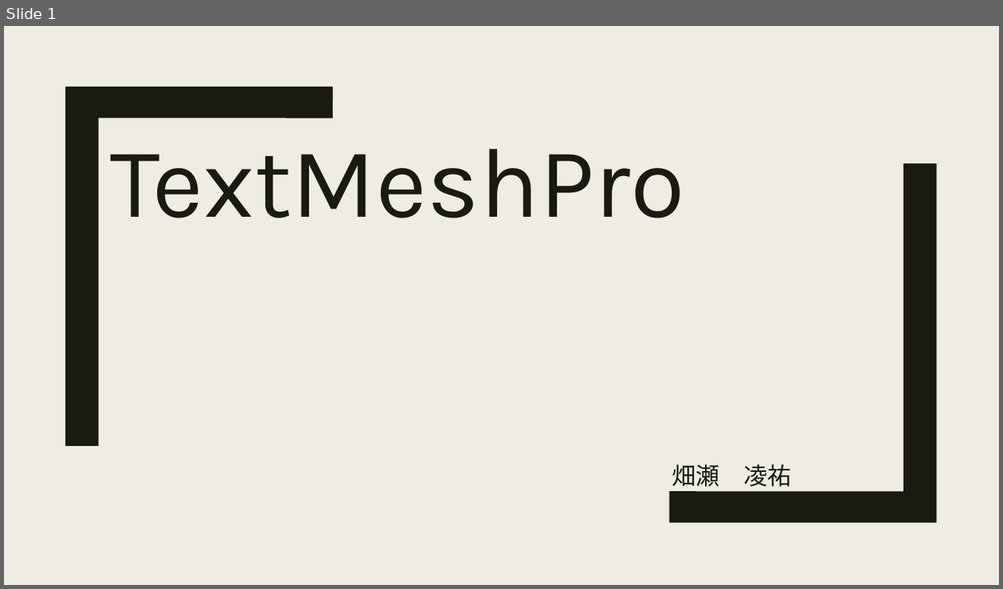
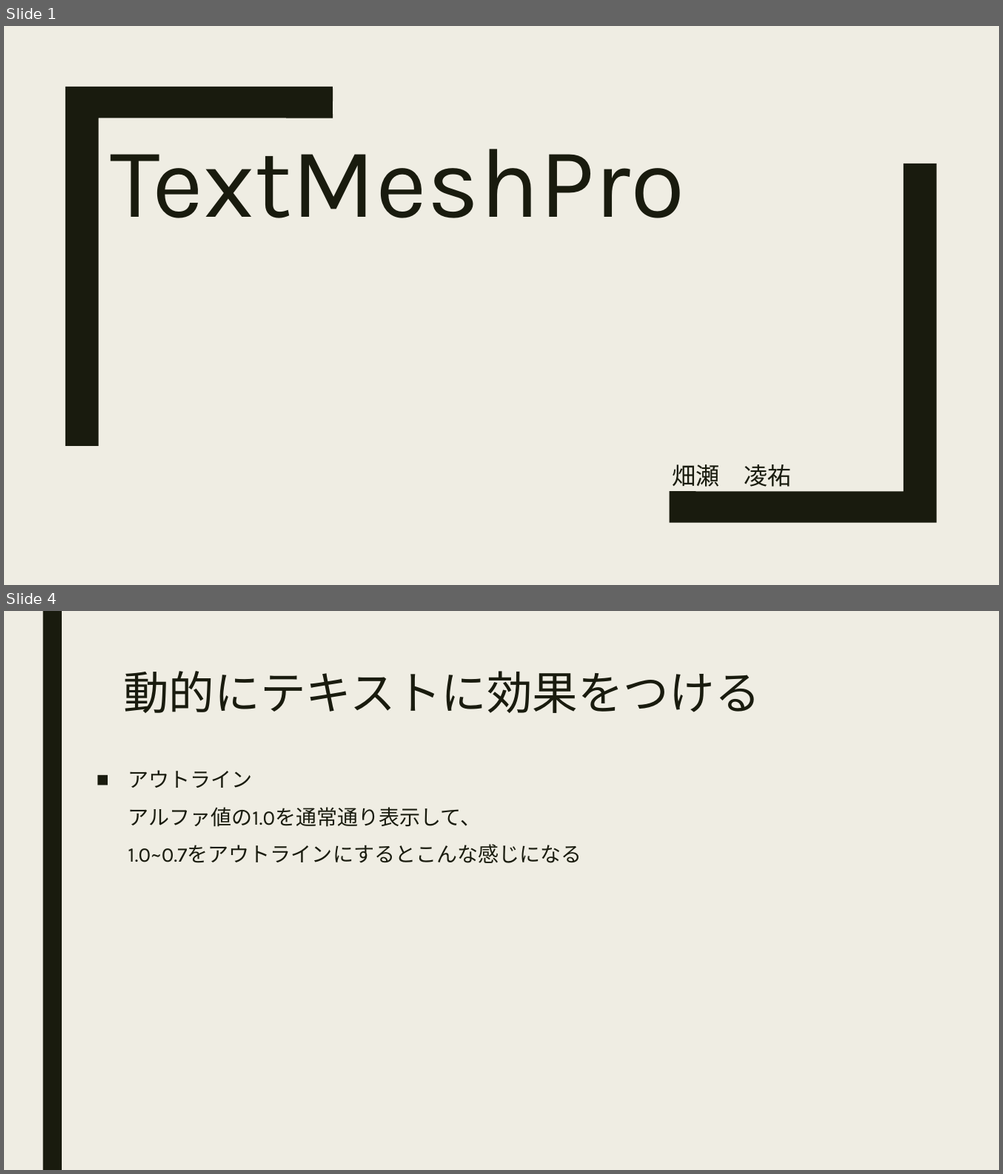
Before and after one commit to hopesnow/Study, a slide deck: RHStudy/Documents/TextMeshPro_r-hatase.pptx. Shown one above the other, each under a label of ours: slide 1 before the commit, slides 1 and 4 after it; the slides between them are not shown. The pictures are 1003x589 and 1003x1174 pixels, drawn with LibreOffice and Linux fonts; fonts in the diff are those of the drawing. Boxes give left, top, right and bottom in pixels: in the first picture for what was removed or moved away, otherwise in the second. Text is boxed around its words. In the diff, an @@ line names an element or a change of style, - is before the commit and + after.

```diff
--- a/RHStudy/Documents/TextMeshPro_r-hatase.pptx
+++ b/RHStudy/Documents/TextMeshPro_r-hatase.pptx
@@ slide 4 added at (x1=4, y1=611, x2=999, y2=1170), background #EFEDE3 @@
@@ rectangle added at (x1=42, y1=611, x2=62, y2=1170), fill #191B0E @@
@@ title added at (x1=123, y1=671, x2=760, y2=713), 44 pt, text #191B0E @@
+動的にテキストに効果をつける
@@ text added at (x1=128, y1=770, x2=582, y2=863), 20 pt, text #191B0E @@
+■ アウトライン
+  アルファ値の1.0を通常通り表示して、
+  1.0~0.7をアウトラインにするとこんな感じになる
```
Also in this commit, not shown: 2 other slides added, 2 slides removed, 1 other file.
